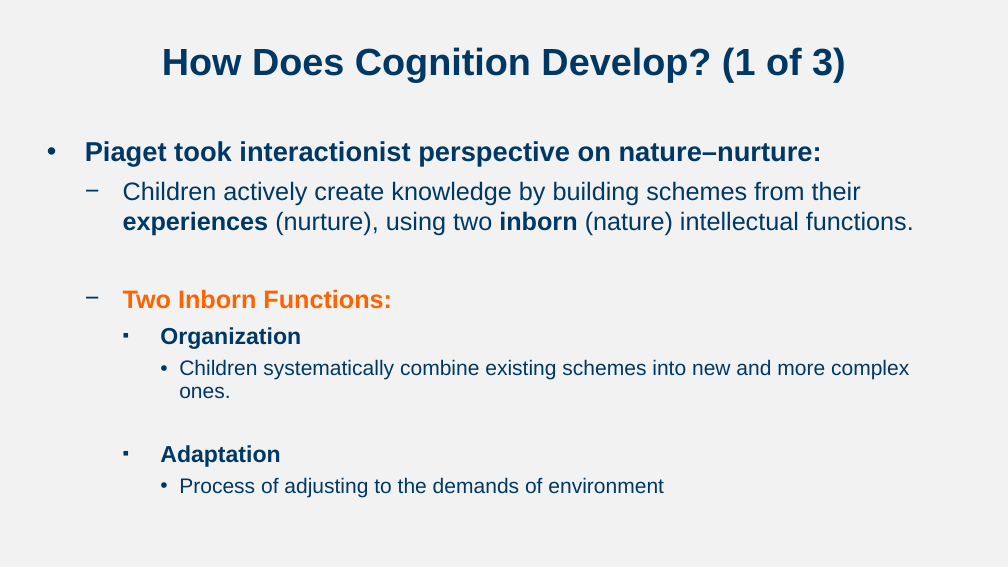
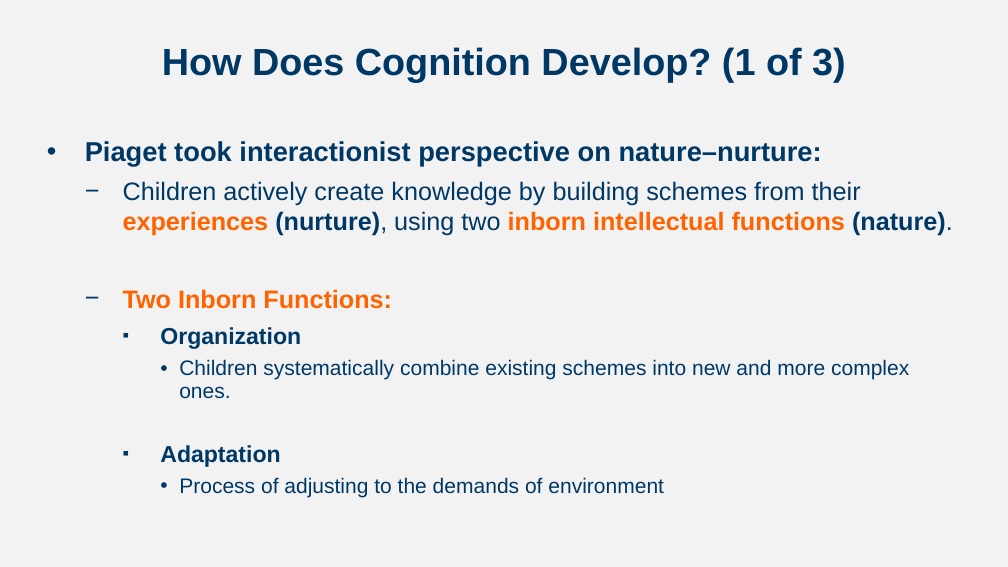
Before and after one commit to npm27/Teaching-Materials, a slide deck: slide 5 of Developmental Fall 23/Slides/Chapter 6.pptx. Drawn at 1008x567 pixels with LibreOffice and Linux fonts; fonts in the diff are those of the drawing. Boxes give left, top, right and bottom in pixels: in the first picture for what was removed or moved away, otherwise in the second. Text is boxed around its words. In the diff, an @@ line names an element or a change of style, - is before the commit and + after.

```diff
--- a/Developmental Fall 23/Slides/Chapter 6.pptx
+++ b/Developmental Fall 23/Slides/Chapter 6.pptx
@@ text at (123, 181, 953, 236): text changed @@
-  − Children actively create knowledge by building schemes from their experiences (nurture), using two inborn (nature) intellectual functions.
+  − Children actively create knowledge by building schemes from their experiences (nurture), using two inborn intellectual functions (nature).
```
Also in this commit, not shown: 5 other slides changed, 2 other files.
